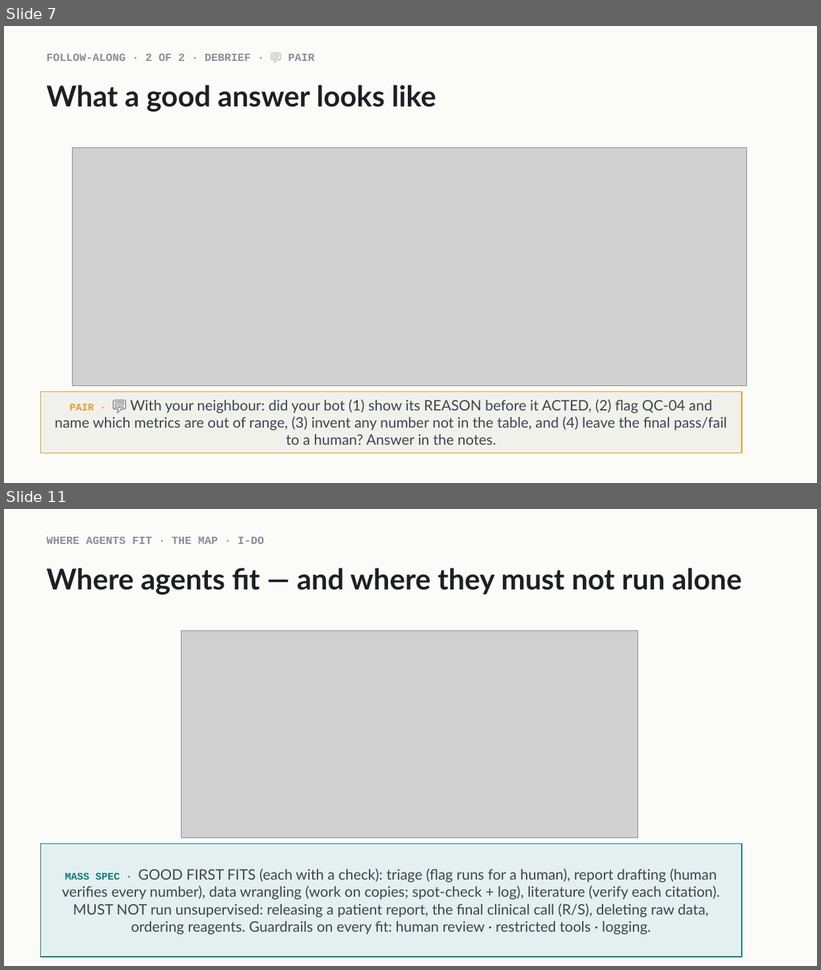
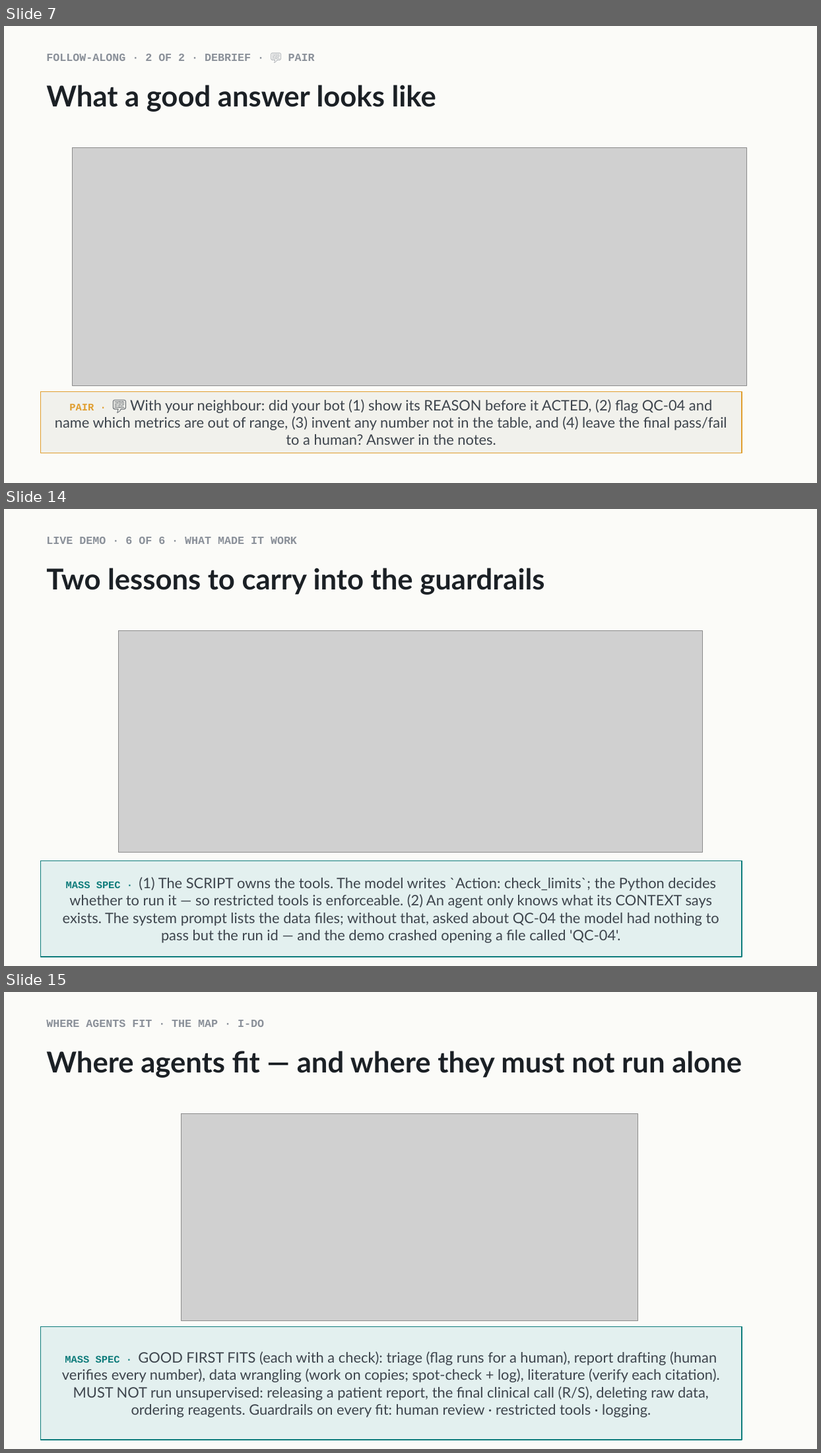
Before and after one commit to indigobio/msacl_dl_course, a slide deck: slides/pptx/lecture14_agents.pptx. Shown one above the other, each under a label of ours: slides 7 and 11 before the commit, slides 7, 14 and 15 after it; the slides between them are not shown. The pictures are 821x970 and 821x1453 pixels, drawn with LibreOffice and Linux fonts; fonts in the diff are those of the drawing; grey boxes stand for pictures. Boxes give left, top, right and bottom in pixels: in the first picture for what was removed or moved away, otherwise in the second. Text is boxed around its words. In the diff, an @@ line names an element or a change of style, - is before the commit and + after.

```diff
--- a/slides/pptx/lecture14_agents.pptx
+++ b/slides/pptx/lecture14_agents.pptx
@@ slide 14 added at bbox=[4, 509, 817, 966], background #FBFBF8 @@
@@ text added at bbox=[46, 537, 297, 544], 13 pt, text #8A9099, bold @@
+LIVE DEMO · 6 OF 6 · WHAT MADE IT WORK
@@ text added at bbox=[46, 568, 545, 595], 34 pt, text #1B2025, bold @@
+Two lessons to carry into the guardrails
@@ picture added at bbox=[119, 631, 702, 852] @@
@@ rectangle added at bbox=[40, 861, 742, 957], fill #E3F0EF, outline #0E7C7B 1 pt, 17 pt, text #3D444C @@
+MASS SPEC · (1) The SCRIPT owns the tools. The model writes `Action: check_limits`; the Python decides whether to run it — so restricted tools is enforceable. (2) An agent only knows what its CONTEXT says exists. The system prompt lists the data files; without that, asked about QC-04 the model had nothing to pass but the run id — and the demo crashed opening a file called 'QC-04'.
@@ what was slide 11 is now slide 15 @@
```
Also in this commit, not shown: 6 slides changed, 3 other slides added, 9 other files.
